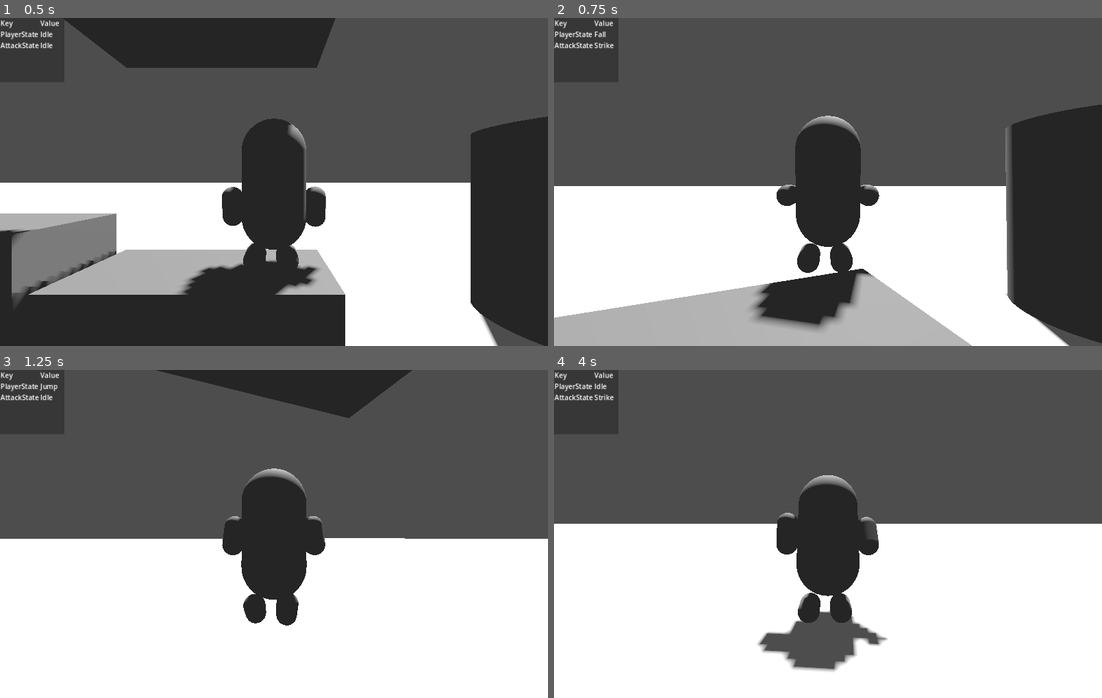
Above: before the commit, frames 1-4 (two rows, left to right).
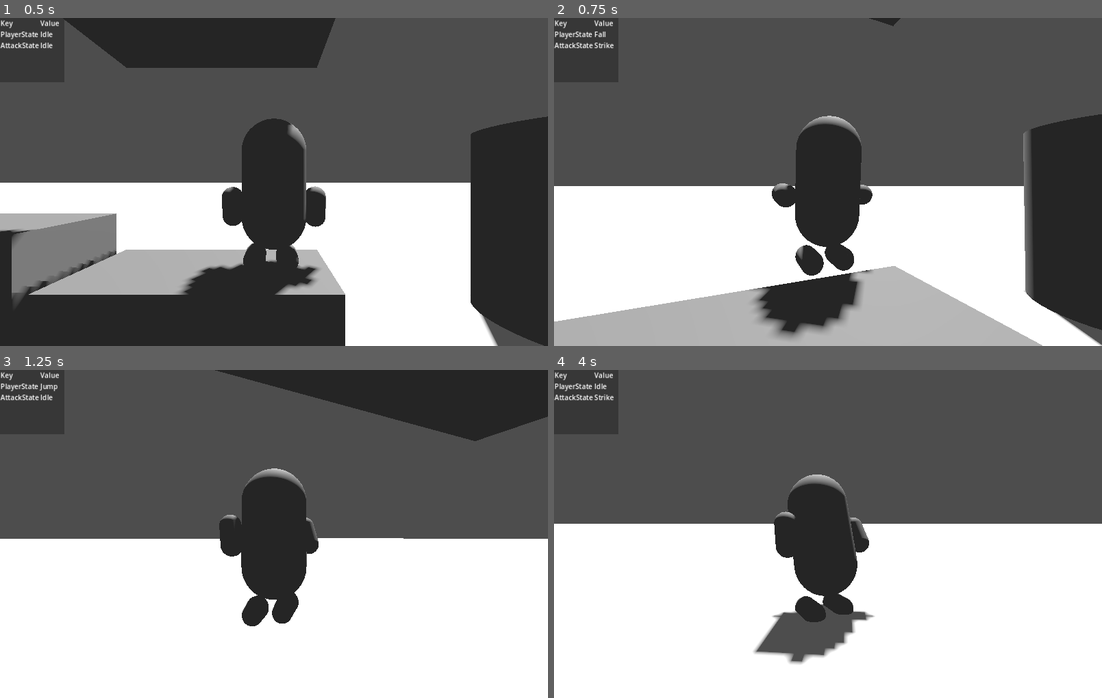
Above: after the commit, the same moments.

Repository: ee0pdt/godot-tps-test
Game: Godot game, scene res://main.tscn
Two runs of this game, one before a commit and one after it. Both use one fixed random seed, a clock stepped at 60 frames per second and the inputs below.
Inputs (mouse positions are in pixels of both pictures, inside the frame that each line leads up to):
- Up to frame 1 (0.5 s): no input
- Up to frame 2 (0.75 s): move the mouse to (855, 182) at 0.52 s; hold Up (forward) from 0.53 s (still down); click (855, 182) at 0.6 s
- Up to frame 3 (1.25 s): keep holding Up (forward); tap Space (jump) at 0.77 s
- Up to frame 4 (4 s): keep holding Up (forward); move the mouse to (800, 534) at 1.27 s; click (800, 534) at 1.35 s; tap Space (jump) at 1.52, 3.02, 3.77 s; move the mouse to (838, 527) at 2.02 s; click (838, 527) at 2.1 s; move the mouse to (822, 540) at 2.77 s; click (822, 540) at 2.85 s; move the mouse to (866, 537) at 3.52 s; click (866, 537) at 3.6 s

Frame 1 is identical in both runs. In frame 2, 8.0% of the frame differs, in the area x 0-100%, y 0-100%; in frame 3, 7.1%; in frame 4, 2.9%.

Commit message:
Changed camera code

Diff:
--- a/player/player.gd
+++ b/player/player.gd
@@ -9,8 +9,11 @@
 const JUMP_VELOCITY = 4.5
 const DOUBLE_JUMP_VELOCITY = 2.5
 const MOUSE_SENSITIVITY = 0.3  # Adjust this value to change mouse sensitivity
+const VERTICAL_LIMIT = 80.0 # Maximum vertical rotation in degrees
 
-@onready var pivot : Node3D = $CamOrigin
+@onready var camera_base: Node3D = $CameraBase
+@onready var camera_pivot: Node3D = $CameraBase/CameraPivot
+
 @onready var camera : Camera3D = $CamOrigin/SpringArm3D/Camera3D
 @onready var animation_tree : AnimationTree = $AnimationTree
 
@@ -26,6 +29,12 @@
 
 func _input(event):
 	if event is InputEventMouseMotion:
-		rotate_y(deg_to_rad(-event.relative.x * MOUSE_SENSITIVITY))
-		pivot.rotate_x(deg_to_rad(-event.relative.y * MOUSE_SENSITIVITY))
-		pivot.rotation.x = clamp(pivot.rotation.x, deg_to_rad(-90), deg_to_rad(90))
+		 # Horizontal rotation
+		camera_base.rotate_y(deg_to_rad(-event.relative.x * MOUSE_SENSITIVITY))
+
+		# Vertical rotation with limits
+		camera_pivot.rotation.x = max(min(camera_pivot.rotation.x - deg_to_rad(event.relative.y * MOUSE_SENSITIVITY), deg_to_rad(VERTICAL_LIMIT)), -deg_to_rad(VERTICAL_LIMIT))
+
+# Helper function to get the camera's rotation
+func get_camera_rotation_basis() -> Basis:
+	return camera_pivot.global_transform.basis
--- a/player/player.tscn
+++ b/player/player.tscn
@@ -456,14 +456,6 @@
 [node name="CollisionShape3D" type="CollisionShape3D" parent="."]
 transform = Transform3D(1, 0, 0, 0, 1, 0, 0, 0, 1, 0, -0.098711, 0)
 shape = SubResource("CapsuleShape3D_1gp7c")
-
-[node name="CamOrigin" type="Node3D" parent="."]
-
-[node name="SpringArm3D" type="SpringArm3D" parent="CamOrigin"]
-spring_length = 2.0
-margin = 0.5
-
-[node name="Camera3D" type="Camera3D" parent="CamOrigin/SpringArm3D"]
 
 [node name="Mesh" type="Node3D" parent="."]
 transform = Transform3D(1, -3.48789e-16, 3.48787e-16, 3.48787e-16, 1, 4.46638e-06, -3.48789e-16, -4.46638e-06, 1, 0, 0, 0)
@@ -587,3 +579,15 @@
 
 [node name="Guard" type="Node" parent="AttackStates"]
 script = ExtResource("13_50kn5")
+
+[node name="CameraBase" type="Node3D" parent="."]
+transform = Transform3D(1, 0, 0, 0, 1, 0, 0, 0, 1, 0, -0.098711, 0)
+
+[node name="CameraPivot" type="Node3D" parent="CameraBase"]
+transform = Transform3D(1, 0, 0, 0, 1, 0, 0, 0, 1, 0, 0.098711, 0)
+
+[node name="SpringArm3D" type="SpringArm3D" parent="CameraBase/CameraPivot"]
+spring_length = 2.0
+margin = 0.5
+
+[node name="Camera3D" type="Camera3D" parent="CameraBase/CameraPivot/SpringArm3D"]
